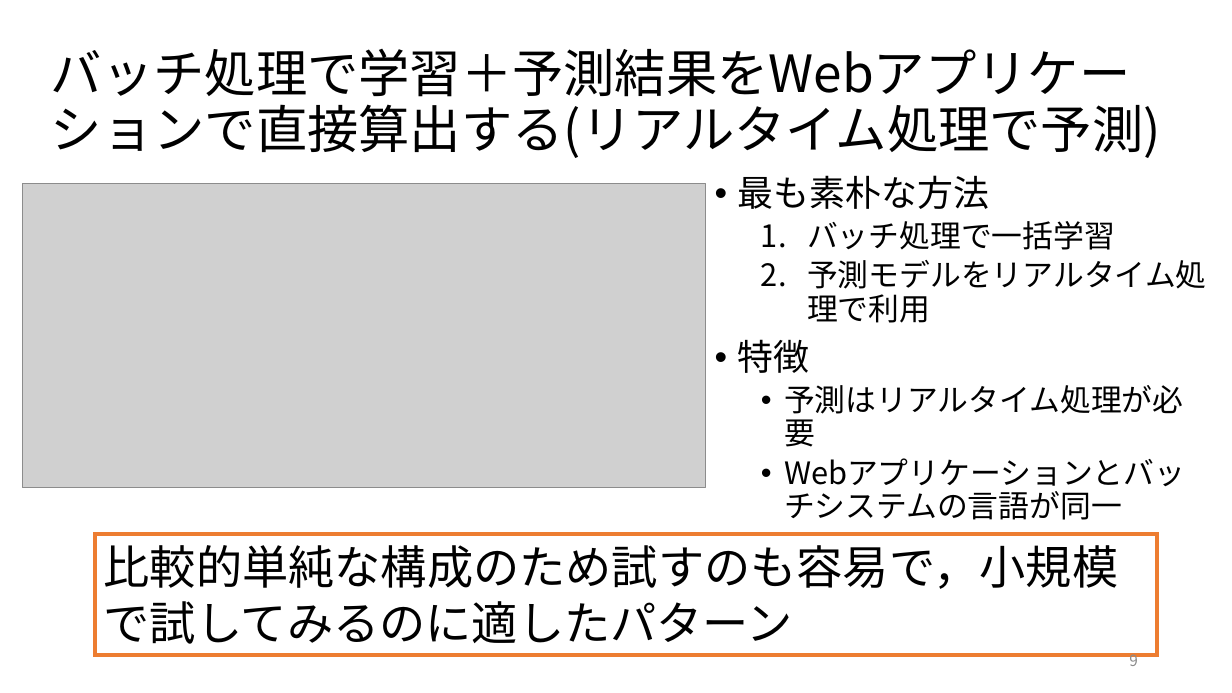
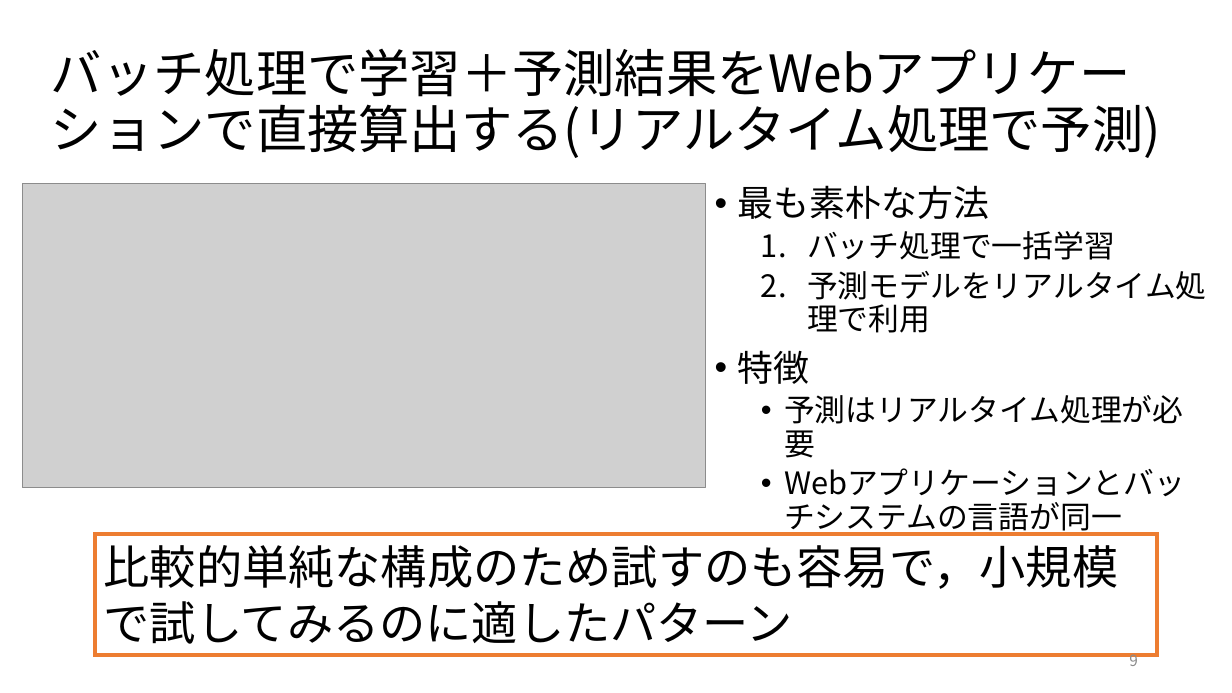
Before and after one commit to ryosuke-ku/Rinko, a slide deck: slide 9 of 仕事ではじめる機械学習第4章.pptx. Drawn at 1232x693 pixels with LibreOffice and Linux fonts; fonts in the diff are those of the drawing; grey boxes stand for pictures. Boxes give left, top, right and bottom in pixels: in the first picture for what was removed or moved away, otherwise in the second. Text is boxed around its words. In the diff, an @@ line names an element or a change of style, - is before the commit and + after.

```diff
--- a/仕事ではじめる機械学習第4章.pptx
+++ b/仕事ではじめる機械学習第4章.pptx
@@ text "最も素朴な方法": place and size @@
-text "最も素朴な方法" at box(738, 175, 1206, 447)
+text "最も素朴な方法" at box(738, 185, 1206, 458)
```
Also in this commit, not shown: 2 other slides changed, 2 other files.
